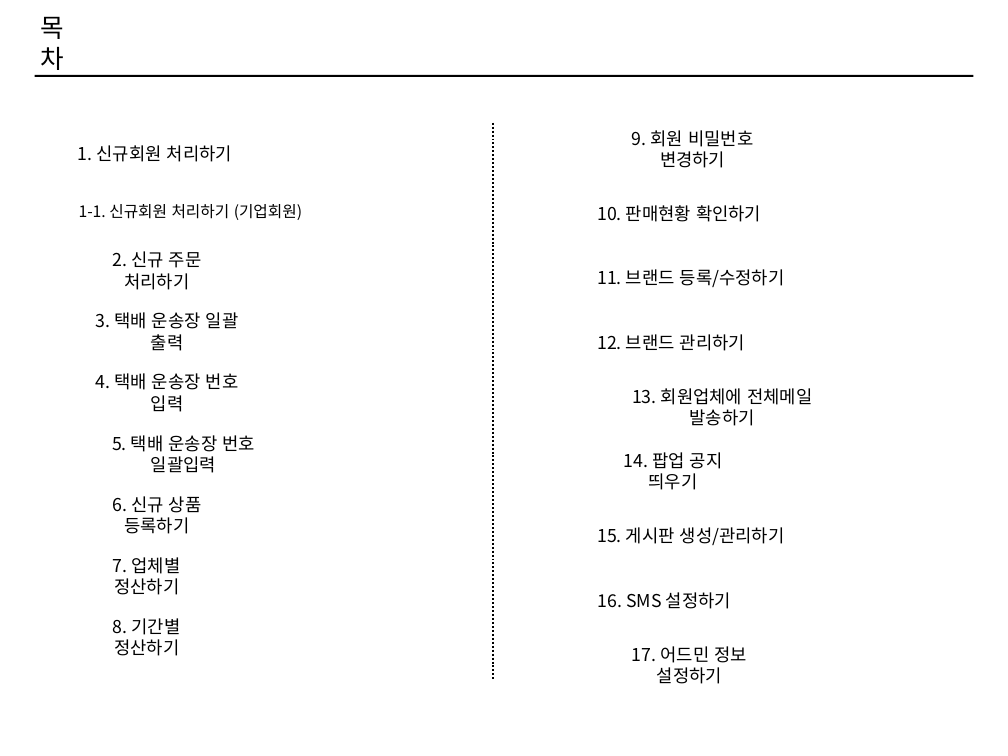
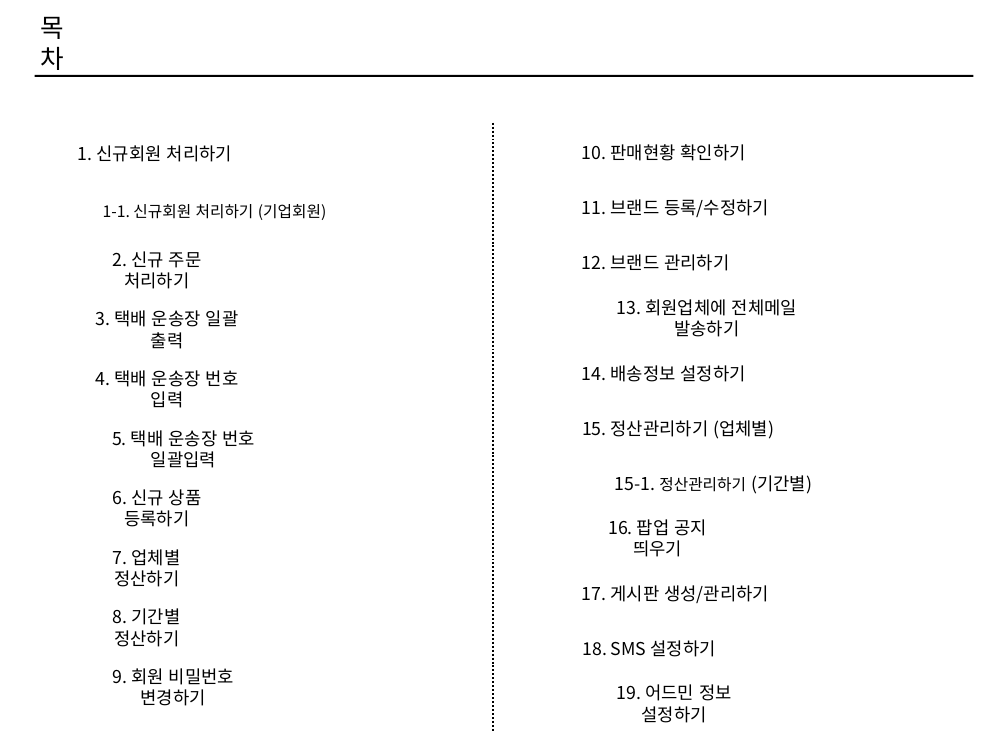
Before and after one commit to ethanjoh/SOHO-market, a slide deck: slide 2 of manual.pptx. Drawn at 1008x756 pixels with LibreOffice and Linux fonts; fonts in the diff are those of the drawing. Boxes give left, top, right and bottom in pixels: in the first picture for what was removed or moved away, otherwise in the second. Text is boxed around its words. In the diff, an @@ line names an element or a change of style, - is before the commit and + after.

Commit message:
매뉴얼 수정

```diff
--- a/manual.pptx
+++ b/manual.pptx
@@ line moved from (493, 123) - (493, 679) to (493, 123) - (493, 732) @@
@@ text "10. 판매현황 확인하기": place and size @@
-text "10. 판매현황 확인하기" at box(597, 205, 761, 222)
+text "10. 판매현황 확인하기" at box(582, 144, 746, 161)
@@ text "1-1. 신규회원 처리하기 (기업회원)": place and size @@
-text "1-1. 신규회원 처리하기 (기업회원)" at box(79, 204, 302, 220)
+text "1-1. 신규회원 처리하기 (기업회원)" at box(103, 204, 326, 220)
@@ text "11. 브랜드 등록/수정하기": place and size @@
-text "11. 브랜드 등록/수정하기" at box(597, 269, 785, 287)
+text "11. 브랜드 등록/수정하기" at box(582, 199, 769, 217)
@@ text "12. 브랜드 관리하기": place and size @@
-text "12. 브랜드 관리하기" at box(597, 334, 745, 351)
+text "12. 브랜드 관리하기" at box(582, 254, 729, 271)
@@ text "13. 회원업체에 전체메일 발송하기": place and size @@
-text "13. 회원업체에 전체메일 발송하기" at box(632, 388, 812, 426)
+text "13. 회원업체에 전체메일 발송하기" at box(617, 299, 797, 337)
@@ text added at box(582, 365, 746, 382), 18 pt, text #000000 @@
+14. 배송정보 설정하기
@@ text added at box(582, 420, 774, 439), 18 pt, text #000000 @@
+15. 정산관리하기 (업체별)
@@ text added at box(615, 475, 812, 494), 18 pt, text #000000 @@
+15-1. 정산관리하기 (기간별)
@@ 3 texts: place and size @@
-3 texts at box(96, 373, 255, 534)
+3 texts at box(96, 370, 255, 527)
@@ text at box(608, 519, 707, 557): text changed @@
-14. 팝업 공지 띄우기
+16. 팝업 공지 띄우기
@@ text "7. 업체별 정산하기": place and size @@
-text "7. 업체별 정산하기" at box(113, 557, 181, 595)
+text "7. 업체별 정산하기" at box(113, 549, 181, 587)
@@ text at box(582, 585, 769, 603): text changed @@
-15. 게시판 생성/관리하기
+17. 게시판 생성/관리하기
@@ text "8. 기간별 정산하기": place and size @@
-text "8. 기간별 정산하기" at box(113, 618, 181, 656)
+text "8. 기간별 정산하기" at box(113, 608, 181, 647)
@@ text at box(582, 640, 715, 657): text changed @@
-16. SMS 설정하기
+18. SMS 설정하기
@@ text "9. 회원 비밀번호 변경하기": place and size @@
-text "9. 회원 비밀번호 변경하기" at box(632, 130, 753, 168)
+text "9. 회원 비밀번호 변경하기" at box(113, 668, 234, 706)
@@ text at box(617, 684, 732, 723): text changed @@
-17. 어드민 정보 설정하기
+19. 어드민 정보 설정하기
```
Also in this commit, not shown: 5 other slides changed, 3 slides added, 1 other file.
